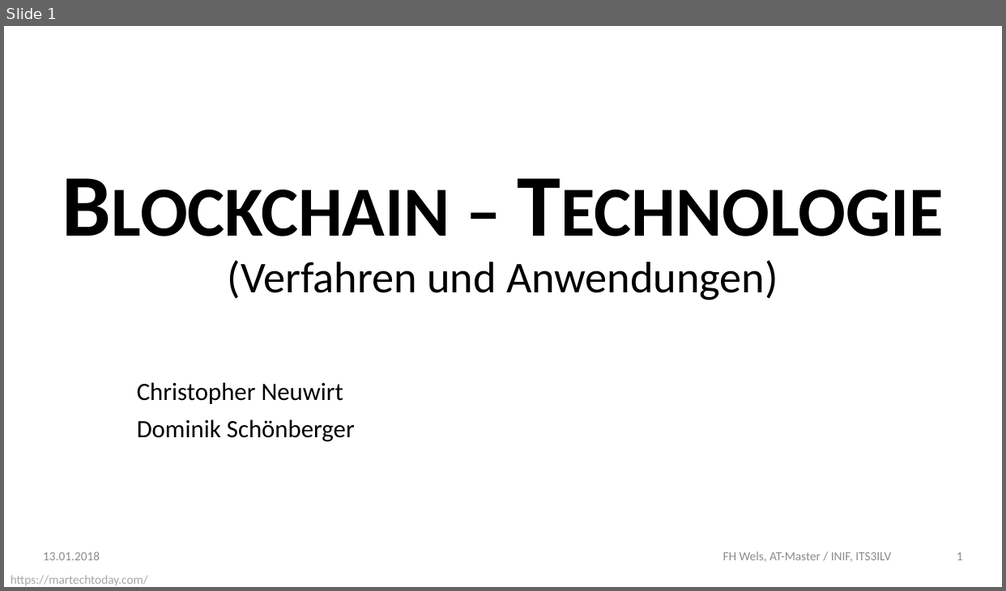
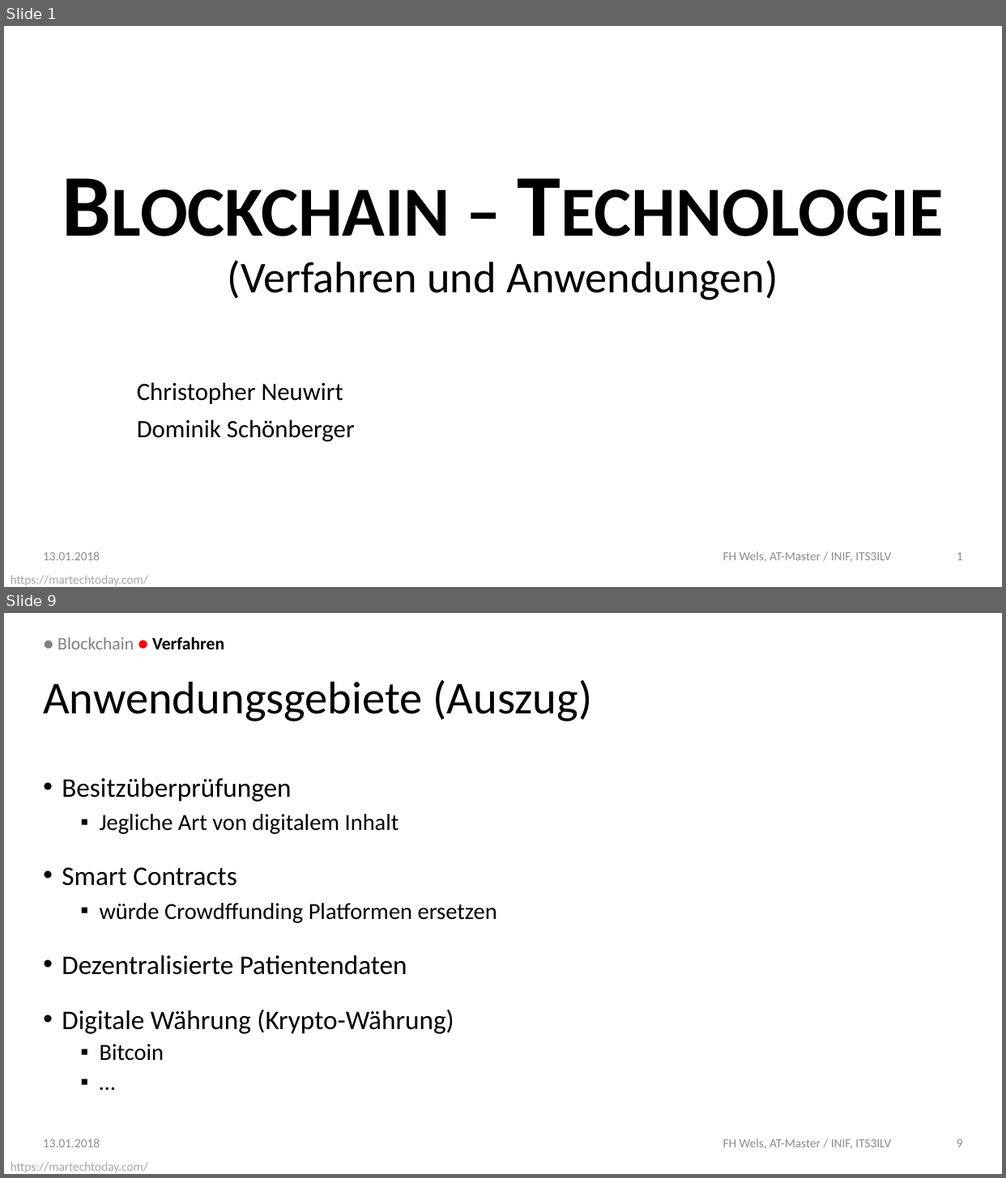
Before and after one commit to DoSchoe/ITS, a slide deck: Präsentation/Blockchain – Technologie.pptx. Shown one above the other, each under a label of ours: slide 1 before the commit, slides 1 and 9 after it; the slides between them are not shown. The pictures are 1006x591 and 1006x1178 pixels, drawn with LibreOffice and Linux fonts; fonts in the diff are those of the drawing; background and template pictures are left out. Boxes give left, top, right and bottom in pixels: in the first picture for what was removed or moved away, otherwise in the second. Text is boxed around its words. In the diff, an @@ line names an element or a change of style, - is before the commit and + after.

```diff
--- a/Präsentation/Blockchain – Technologie.pptx
+++ b/Präsentation/Blockchain – Technologie.pptx
@@ slide 9 added at [4,613,1002,1174], background picture (left out); not listed: 1 template element that a slide beside it also shows @@
@@ text added at [57,636,224,649], 16 pt, text #808080 @@
+● Blockchain ● Verfahren
@@ title added at [43,680,593,722], 41.6 pt, text #000000 @@
+Anwendungsgebiete (Auszug)
@@ text added at [62,778,497,1061], 24.5 pt, text #000000 @@
+• Besitzüberprüfungen
+  ▪ Jegliche Art von digitalem Inhalt
+• Smart Contracts
+  ▪ würde Crowdffunding Platformen ersetzen
+• Dezentralisierte Patientendaten
+• Digitale Währung (Krypto-Währung)
+  ▪ Bitcoin
+  ▪ …
@@ text added at [43,1139,100,1148], 11.3 pt, text #8C8C8C @@
+13.01.2018
@@ text added at [723,1139,891,1149], 11.3 pt, text #8C8C8C @@
+FH Wels, AT-Master / INIF, ITS3ILV
@@ page number added at [957,1139,963,1148], 11.3 pt, text #8C8C8C @@
+9
```
Also in this commit, not shown: 6 slides changed, 3 other slides added, 2 other files.
